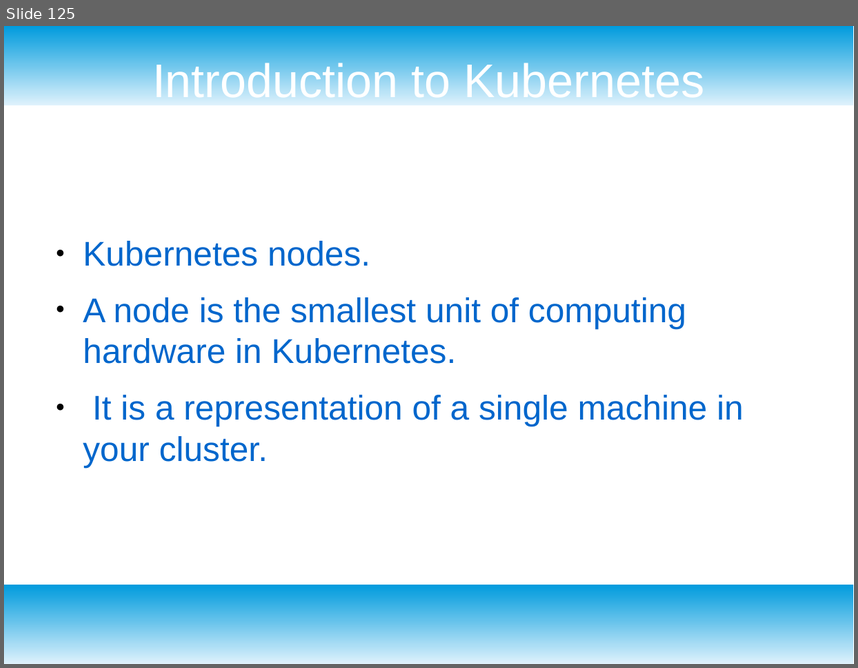
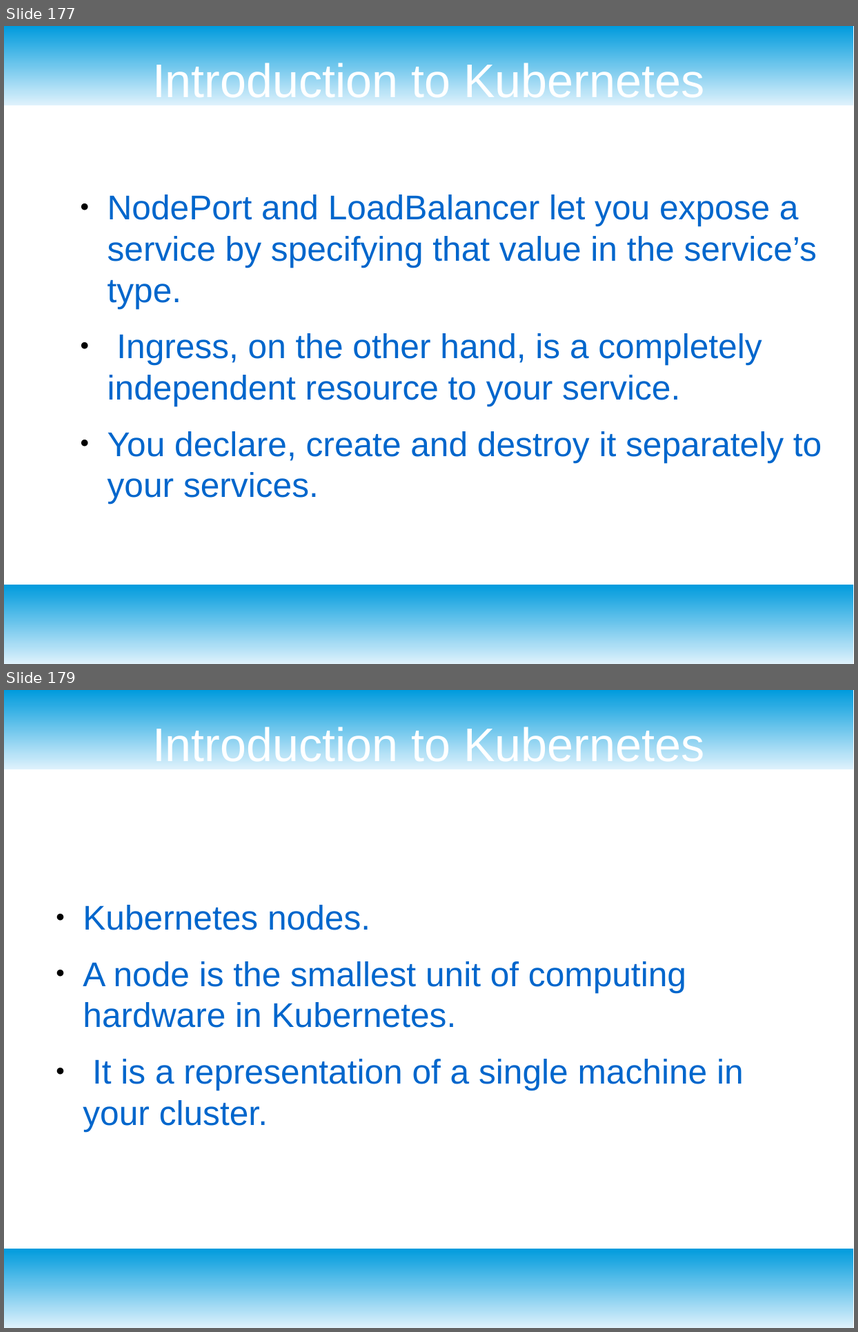
Before and after one commit to redmage123/kubernetes-course, a slide deck: docs/Kubernetes slides.odp. Shown one above the other, each under a label of ours: slide 125 before the commit, slides 177 and 179 after it; the slides between them are not shown. The pictures are 858x668 and 858x1332 pixels, drawn with LibreOffice and Linux fonts; fonts in the diff are those of the drawing. Boxes give left, top, right and bottom in pixels: in the first picture for what was removed or moved away, otherwise in the second. Text is boxed around its words. In the diff, an @@ line names an element or a change of style, - is before the commit and + after.

```diff
--- a/docs/Kubernetes slides.odp
+++ b/docs/Kubernetes slides.odp
@@ slide 177 added at box(4, 26, 854, 664), background #FFFFFF; not listed: 2 template elements that a slide beside it also shows @@
@@ title added at box(152, 59, 704, 105), 44 pt, text #FFFFFF @@
+Introduction to Kubernetes
@@ text added at box(107, 194, 822, 503), 32 pt, text #0066CC @@
+● NodePort and LoadBalancer let you expose a service by specifying that value in the service’s type.
+● Ingress, on the other hand, is a completely independent resource to your service.
+● You declare, create and destroy it separately to your services.
@@ what was slide 125 is now slide 179 @@
```
Also in this commit, not shown: 117 other slides added, 18 other files.
